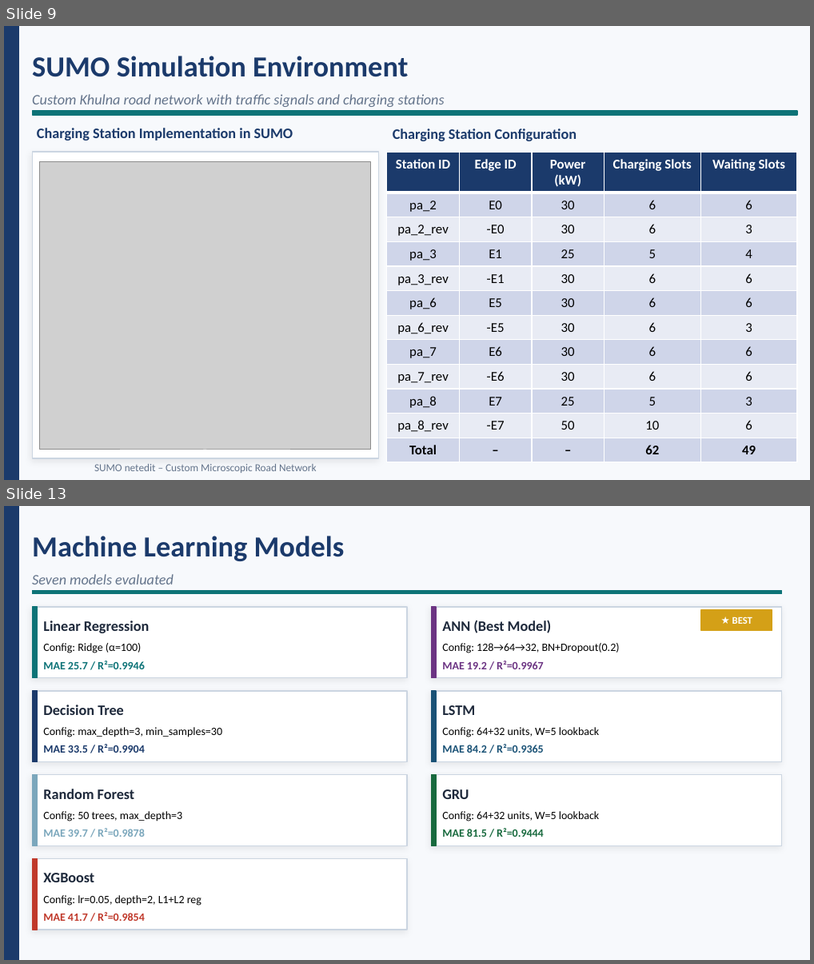
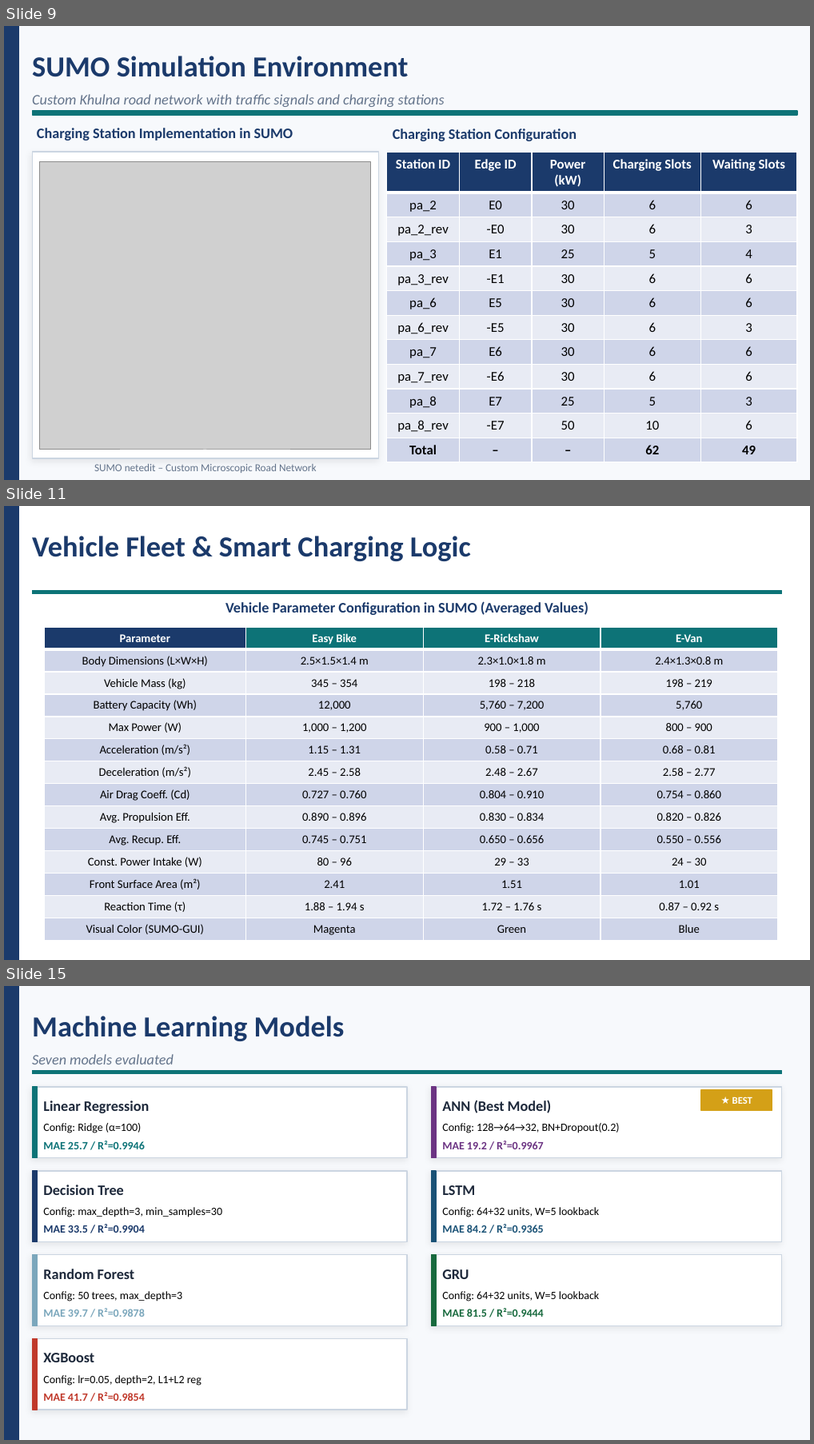
Before and after one commit to Rakesh01999/Research-Work-BPV, a slide deck: Thesis-Defense/defense/200112_Defense_Presentation.pptx. Shown one above the other, each under a label of ours: slides 9 and 13 before the commit, slides 9, 11 and 15 after it; the slides between them are not shown. The pictures are 814x964 and 814x1444 pixels, drawn with LibreOffice and Linux fonts; fonts in the diff are those of the drawing; grey boxes stand for pictures. Boxes give left, top, right and bottom in pixels: in the first picture for what was removed or moved away, otherwise in the second. Text is boxed around its words. In the diff, an @@ line names an element or a change of style, - is before the commit and + after.

Commit message:
Dataset-Summary Table(in Report) updated and presentation edited

```diff
--- a/Thesis-Defense/defense/200112_Defense_Presentation.pptx
+++ b/Thesis-Defense/defense/200112_Defense_Presentation.pptx
@@ slide 11 added at [4, 506, 810, 960], background #FFFFFF @@
@@ rectangle added at [4, 506, 18, 959], fill #1B3A6B, outline #1B3A6B 1 pt @@
@@ text added at [32, 536, 471, 561], 26 pt, text #1B3A6B, bold @@
+Vehicle Fleet & Smart Charging Logic
@@ rectangle added at [32, 591, 782, 594], fill #0D7377, outline #0D7377 1 pt @@
@@ text added at [226, 601, 589, 615], 13 pt, text #1B3A6B, bold @@
+Vehicle Parameter Configuration in SUMO (Averaged Values)
@@ table added at [44, 627, 778, 938], 14 rows, 4 columns @@
+Parameter | Easy Bike | E-Rickshaw | E-Van
+Body Dimensions (L×W×H) | 2.5×1.5×1.4 m | 2.3×1.0×1.8 m | 2.4×1.3×0.8 m
+Vehicle Mass (kg) | 345 – 354 | 198 – 218 | 198 – 219
+Battery Capacity (Wh) | 12,000 | 5,760 – 7,200 | 5,760
+Max Power (W) | 1,000 – 1,200 | 900 – 1,000 | 800 – 900
+Acceleration (m/s²) | 1.15 – 1.31 | 0.58 – 0.71 | 0.68 – 0.81
+Deceleration (m/s²) | 2.45 – 2.58 | 2.48 – 2.67 | 2.58 – 2.77
+Air Drag Coeff. (Cd) | 0.727 – 0.760 | 0.804 – 0.910 | 0.754 – 0.860
+Avg. Propulsion Eff. | 0.890 – 0.896 | 0.830 – 0.834 | 0.820 – 0.826
+Avg. Recup. Eff. | 0.745 – 0.751 | 0.650 – 0.656 | 0.550 – 0.556
+Const. Power Intake (W) | 80 – 96 | 29 – 33 | 24 – 30
+Front Surface Area (m²) | 2.41 | 1.51 | 1.01
+Reaction Time (τ) | 1.88 – 1.94 s | 1.72 – 1.76 s | 0.87 – 0.92 s
+Visual Color (SUMO-GUI) | Magenta | Green | Blue
@@ what was slide 13 is now slide 15 @@
```
Also in this commit, not shown: 4 slides changed, 1 other slide added, 3 other files.
